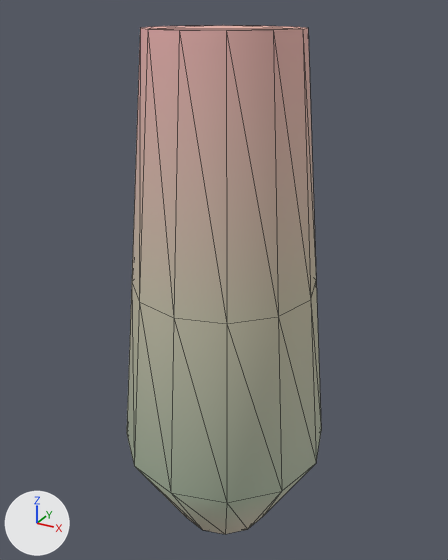
The glTF model assets/kit/penitent_arm.glb: old version first, new version second.
Both versions are drawn from a 50 mm lens placed at (0.327, -0.595, 0.019), pointed at (-0.006, 0.01, -0.284). Lighting does not change. The marker at lower left points along +X, +Y and +Z. The first picture is the older version. Mesh edges are drawn as thin lines. Vertices at exactly the same position are counted once.

Names of what the first picture shows: 'pen_arm'.
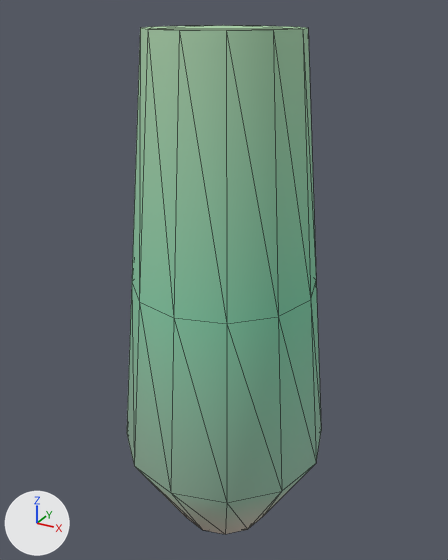
Where the change shows, as pixel boxes [x1, y1, x2, y2] in the pictures (448 x 560 px):
part 1 of me_pen_arm, recoloured (light grey to green): [127, 283, 321, 503] in both
part 2 of me_pen_arm, recoloured (pink to green): [139, 25, 316, 323] in both
part 3 of me_pen_arm, recoloured: [132, 29, 316, 324] in both
part 4 of me_pen_arm, recoloured: [137, 465, 314, 512] in both

The edits, one by one:
me_pen_arm has 48 vertices, 92 faces and spans x -0.13..0.13, y -0.13..0.13, z -0.62..0.0.
me_pen_arm is used by ob_pen_arm; location (0.0, 0.0, 0.0).
me_pen_arm part 1: 24 faces centred in x -0.118..0.118, y -0.118..0.118, z -0.427..-0.353 are repainted in the vertex colours; the middle colour goes from light grey #cdd4c7 to green #9dddc7.
me_pen_arm part 2: 20 faces centred in x -0.09..0.085, y -0.09..0.09, z -0.093..0.0 are repainted in the vertex colours; the middle colour goes from pink #f9c1c3 to green #b7e5c3.
me_pen_arm part 3: 14 faces centred in x -0.097..0.097, y -0.097..0.097, z -0.187..-0.093 are repainted in the vertex colours; the middle colour goes from light grey #d5cdc2 to green #92e0c2.
me_pen_arm part 4: 12 faces centred in x -0.101..0.101, y -0.101..0.101, z -0.54 are repainted in the vertex colours; the middle colour goes from light grey #ccdbcb to green #b1d9cb.
